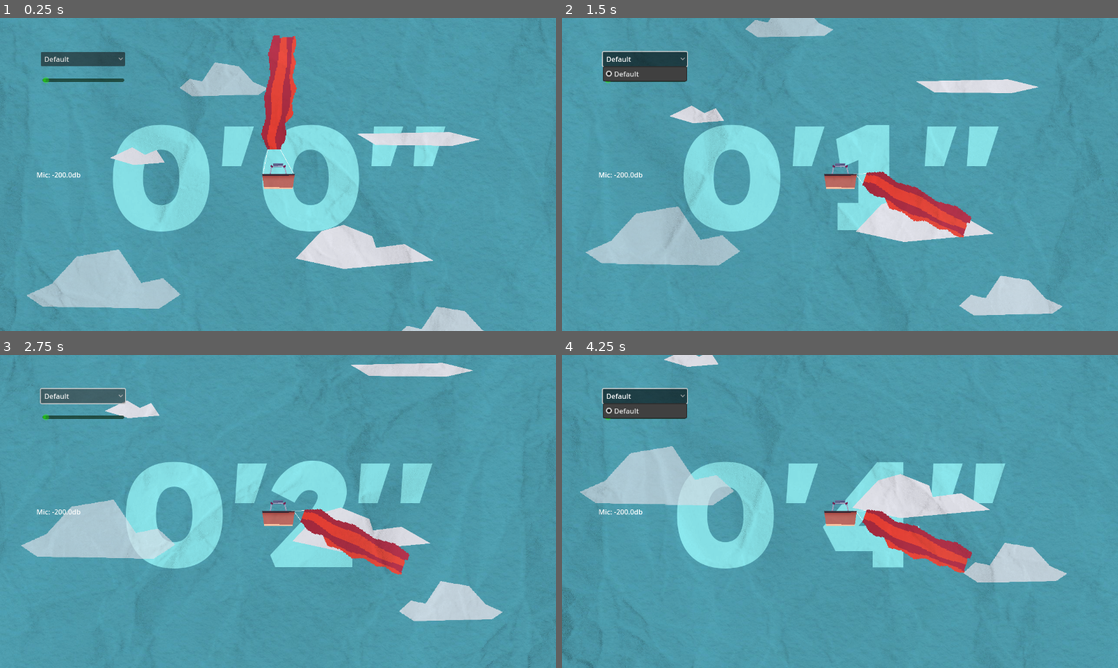
Above: before the commit, frames 1-4 (two rows, left to right).
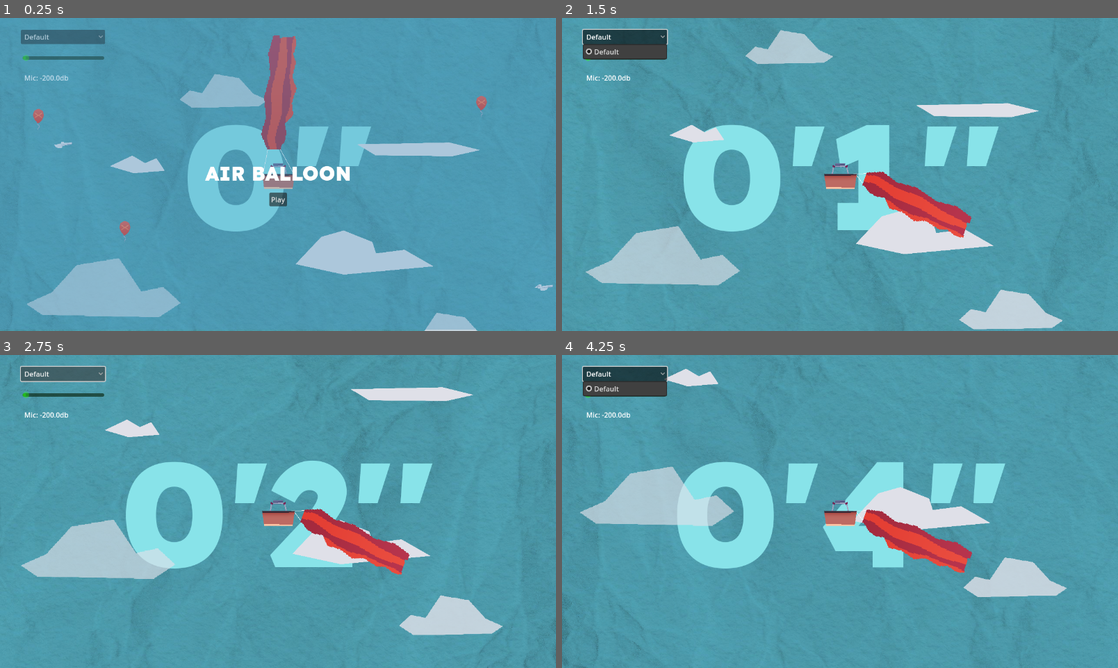
Above: after the commit, the same moments.

Repository: Fabianofski/minijam-191
Game: Godot game, scene res://scenes/game/game.tscn
Two runs of this game, one before a commit and one after it. Both use one fixed random seed, a clock stepped at 60 frames per second and the inputs below.
Inputs (mouse positions are in pixels of both pictures, inside the frame that each line leads up to):
- Up to frame 1 (0.25 s): no input
- Up to frame 2 (1.5 s): click (840, 199) at 0.5 s, where only the run after the commit has a clickable "Play"; click "Default" at 1.25 s
- Up to frame 3 (2.75 s): click "Default" at 2 s
- Up to frame 4 (4.25 s): click "Default" at 2.75 s; move the mouse to (962, 495) at 3.52 s

The runs differ from the first frame. In frame 1, 23% of the frame differs, in the area x 0-100%, y 0-100%; in frame 2, 13%; in frame 3, 10%; in frame 4, 10%.

Commit message:
Add: play screen

Diff:
--- a/scenes/game/game.tscn
+++ b/scenes/game/game.tscn
@@ -14,55 +14,10 @@
 [ext_resource type="Texture2D" uid="uid://b0hdpd0v6mfrk" path="res://shared/textures/paper_tex_0.jpg" id="7_vaxfo"]
 [ext_resource type="PackedScene" uid="uid://df2edejk6rln2" path="res://scenes/game/obstacles/obstacle.tscn" id="8_4j704"]
 [ext_resource type="PackedScene" uid="uid://bbjlrjxkwkk3r" path="res://scenes/game/obstacles/bird/bird.tscn" id="8_kp23o"]
+[ext_resource type="PackedScene" uid="uid://ba8nm5wm1pk3s" path="res://scenes/game/obstacles/balloon/balloon.tscn" id="12_5v6r0"]
 [ext_resource type="Texture2D" uid="uid://c2krkdvsfcn4k" path="res://shared/textures/paper_tex_1.jpg" id="13_vaxfo"]
 [ext_resource type="Script" uid="uid://5bqysifm3ti3" path="res://shared/textures/foreground_overlay.gd" id="14_ftsea"]
-
-[sub_resource type="LabelSettings" id="LabelSettings_3xj4h"]
-font = ExtResource("2_otnwt")
-font_size = 340
-font_color = Color(0.533333, 0.890196, 0.913725, 1)
-
-[sub_resource type="Resource" id="Resource_vaxfo"]
-script = ExtResource("3_lfrn8")
-Prefab = ExtResource("4_2a8rs")
-Min_spawn_delay = 3.0
-Max_spawn_delay = 8.0
-metadata/_custom_type_script = "uid://bgb7upm6p5q20"
-
-[sub_resource type="Resource" id="Resource_ftsea"]
-script = ExtResource("3_lfrn8")
-Prefab = ExtResource("5_4j704")
-Min_spawn_delay = 3.0
-Max_spawn_delay = 8.0
-metadata/_custom_type_script = "uid://bgb7upm6p5q20"
-
-[sub_resource type="Resource" id="Resource_otnwt"]
-script = ExtResource("3_lfrn8")
-Prefab = ExtResource("6_kp23o")
-Min_spawn_delay = 3.0
-Max_spawn_delay = 8.0
-metadata/_custom_type_script = "uid://bgb7upm6p5q20"
-
-[sub_resource type="Resource" id="Resource_3xj4h"]
-script = ExtResource("3_lfrn8")
-Prefab = ExtResource("7_5jirj")
-Min_spawn_delay = 3.0
-Max_spawn_delay = 8.0
-metadata/_custom_type_script = "uid://bgb7upm6p5q20"
-
-[sub_resource type="Resource" id="Resource_kp23o"]
-script = ExtResource("3_lfrn8")
-Prefab = ExtResource("8_4j704")
-Min_spawn_delay = 1.0
-Max_spawn_delay = 3.0
-metadata/_custom_type_script = "uid://bgb7upm6p5q20"
-
-[sub_resource type="Resource" id="Resource_5jirj"]
-script = ExtResource("3_lfrn8")
-Prefab = ExtResource("8_kp23o")
-Min_spawn_delay = 1.0
-Max_spawn_delay = 3.0
-metadata/_custom_type_script = "uid://bgb7upm6p5q20"
+[ext_resource type="PackedScene" uid="uid://c25jbsd2glt0x" path="res://scenes/game/play_menu/play_menu.tscn" id="18_uyinl"]
 
 [sub_resource type="Shader" id="Shader_vaxfo"]
 code = "shader_type canvas_item;
@@ -85,11 +40,59 @@
 shader = SubResource("Shader_vaxfo")
 shader_parameter/opacity = 1.4
 
+[sub_resource type="LabelSettings" id="LabelSettings_3xj4h"]
+font = ExtResource("2_otnwt")
+font_size = 340
+font_color = Color(0.533333, 0.890196, 0.913725, 1)
+
+[sub_resource type="Resource" id="Resource_vaxfo"]
+script = ExtResource("3_lfrn8")
+Prefab = ExtResource("4_2a8rs")
+Min_spawn_delay = 3.0
+Max_spawn_delay = 8.0
+metadata/_custom_type_script = "uid://bgb7upm6p5q20"
+
+[sub_resource type="Resource" id="Resource_ftsea"]
+script = ExtResource("3_lfrn8")
+Prefab = ExtResource("5_4j704")
+Min_spawn_delay = 3.0
+Max_spawn_delay = 8.0
+metadata/_custom_type_script = "uid://bgb7upm6p5q20"
+
+[sub_resource type="Resource" id="Resource_otnwt"]
+script = ExtResource("3_lfrn8")
+Prefab = ExtResource("6_kp23o")
+Min_spawn_delay = 3.0
+Max_spawn_delay = 8.0
+metadata/_custom_type_script = "uid://bgb7upm6p5q20"
+
+[sub_resource type="Resource" id="Resource_3xj4h"]
+script = ExtResource("3_lfrn8")
+Prefab = ExtResource("7_5jirj")
+Min_spawn_delay = 3.0
+Max_spawn_delay = 8.0
+metadata/_custom_type_script = "uid://bgb7upm6p5q20"
+
+[sub_resource type="Resource" id="Resource_kp23o"]
+script = ExtResource("3_lfrn8")
+Prefab = ExtResource("8_4j704")
+Min_spawn_delay = 1.0
+Max_spawn_delay = 3.0
+metadata/_custom_type_script = "uid://bgb7upm6p5q20"
+
+[sub_resource type="Resource" id="Resource_5jirj"]
+script = ExtResource("3_lfrn8")
+Prefab = ExtResource("8_kp23o")
+Min_spawn_delay = 1.0
+Max_spawn_delay = 3.0
+metadata/_custom_type_script = "uid://bgb7upm6p5q20"
+
 [node name="Root" type="Node2D"]
 
-[node name="Camera2D" type="Camera2D" parent="."]
-
-[node name="Background Overlay" type="TextureRect" parent="."]
+[node name="Background" type="CanvasLayer" parent="."]
+layer = -1
+
+[node name="Background Overlay" type="TextureRect" parent="Background"]
 anchors_preset = 8
 anchor_left = 0.5
 anchor_top = 0.5
@@ -103,16 +106,34 @@
 grow_vertical = 2
 texture = ExtResource("7_vaxfo")
 
-[node name="Timer" type="Label" parent="."]
+[node name="Foreground Overlay" type="TextureRect" parent="Background"]
+material = SubResource("ShaderMaterial_otnwt")
 anchors_preset = 8
 anchor_left = 0.5
 anchor_top = 0.5
 anchor_right = 0.5
 anchor_bottom = 0.5
-offset_left = -93.0
-offset_top = -11.5
-offset_right = 93.0
-offset_bottom = 11.5
+offset_left = -754.0
+offset_top = -733.0
+offset_right = 1246.0
+offset_bottom = 1267.0
+grow_horizontal = 2
+grow_vertical = 2
+scale = Vector2(0.75, 0.75)
+mouse_filter = 2
+texture = ExtResource("13_vaxfo")
+script = ExtResource("14_ftsea")
+
+[node name="Timer" type="Label" parent="Background"]
+anchors_preset = 8
+anchor_left = 0.5
+anchor_top = 0.5
+anchor_right = 0.5
+anchor_bottom = 0.5
+offset_left = -220.5
+offset_top = -212.5
+offset_right = 220.5
+offset_bottom = 212.5
 grow_horizontal = 2
 grow_vertical = 2
 text = "0''"
@@ -121,66 +142,74 @@
 vertical_alignment = 1
 script = ExtResource("3_3xj4h")
 
-[node name="DecorationSpawner" type="Node2D" parent="."]
+[node name="Game" type="Node2D" parent="."]
+
+[node name="Camera2D" type="Camera2D" parent="Game"]
+
+[node name="DecorationSpawner" type="Node2D" parent="Game"]
 position = Vector2(0, 400)
 script = ExtResource("3_0sr1o")
 bounds_x = 500.0
 slots = 5
 obstacles = Array[ExtResource("3_lfrn8")]([SubResource("Resource_vaxfo"), SubResource("Resource_ftsea"), SubResource("Resource_otnwt"), SubResource("Resource_3xj4h")])
 
-[node name="Obstacle" parent="DecorationSpawner" instance=ExtResource("4_2a8rs")]
+[node name="Obstacle" parent="Game/DecorationSpawner" instance=ExtResource("4_2a8rs")]
 position = Vector2(-127, -602)
 
-[node name="Obstacle2" parent="DecorationSpawner" instance=ExtResource("4_2a8rs")]
+[node name="Obstacle2" parent="Game/DecorationSpawner" instance=ExtResource("4_2a8rs")]
 position = Vector2(-400, -149)
 
-[node name="Obstacle3" parent="DecorationSpawner" instance=ExtResource("5_4j704")]
+[node name="Obstacle3" parent="Game/DecorationSpawner" instance=ExtResource("5_4j704")]
 position = Vector2(200, -231)
 randomize_brightness = false
 randomize_size = false
 randomize_flip = false
 
-[node name="Obstacle4" parent="DecorationSpawner" instance=ExtResource("6_kp23o")]
+[node name="Obstacle4" parent="Game/DecorationSpawner" instance=ExtResource("6_kp23o")]
 position = Vector2(-322, -433)
 randomize_brightness = false
 randomize_size = false
 randomize_flip = false
 
-[node name="Obstacle5" parent="DecorationSpawner" instance=ExtResource("7_5jirj")]
+[node name="Obstacle5" parent="Game/DecorationSpawner" instance=ExtResource("7_5jirj")]
 position = Vector2(326, -467)
 randomize_brightness = false
 randomize_size = false
 randomize_flip = false
 
-[node name="Obstacle6" parent="DecorationSpawner" instance=ExtResource("4_2a8rs")]
+[node name="Obstacle6" parent="Game/DecorationSpawner" instance=ExtResource("4_2a8rs")]
 position = Vector2(388, -46)
 
-[node name="ObstacleSpawner" type="Node2D" parent="."]
+[node name="ObstacleSpawner" type="Node2D" parent="Game"]
 position = Vector2(0, 400)
 script = ExtResource("3_0sr1o")
 bounds_x = 500.0
 obstacles = Array[ExtResource("3_lfrn8")]([SubResource("Resource_kp23o"), SubResource("Resource_5jirj")])
 
-[node name="AirBalloon" parent="." instance=ExtResource("2_0sr1o")]
-
-[node name="MicControlMenu" parent="." instance=ExtResource("2_7h61r")]
-
-[node name="LoseMenu" parent="." instance=ExtResource("4_kelw5")]
-
-[node name="Foreground Overlay" type="TextureRect" parent="."]
-material = SubResource("ShaderMaterial_otnwt")
-anchors_preset = 8
-anchor_left = 0.5
-anchor_top = 0.5
-anchor_right = 0.5
-anchor_bottom = 0.5
-offset_left = -745.0
-offset_top = -745.0
-offset_right = 1255.0
-offset_bottom = 1255.0
-grow_horizontal = 2
-grow_vertical = 2
-scale = Vector2(0.75, 0.75)
-mouse_filter = 2
-texture = ExtResource("13_vaxfo")
-script = ExtResource("14_ftsea")
+[node name="Obstacle" parent="Game/ObstacleSpawner" instance=ExtResource("8_kp23o")]
+position = Vector2(609, -168)
+
+[node name="Obstacle2" parent="Game/ObstacleSpawner" instance=ExtResource("12_5v6r0")]
+position = Vector2(-353, -307)
+
+[node name="Obstacle3" parent="Game/ObstacleSpawner" instance=ExtResource("12_5v6r0")]
+position = Vector2(468, -595)
+
+[node name="Obstacle4" parent="Game/ObstacleSpawner" instance=ExtResource("12_5v6r0")]
+position = Vector2(-552, -565)
+
+[node name="Obstacle5" parent="Game/ObstacleSpawner" instance=ExtResource("8_kp23o")]
+position = Vector2(-502, -496)
+
+[node name="AirBalloon" parent="Game" instance=ExtResource("2_0sr1o")]
+
+[node name="UserInterface" type="CanvasLayer" parent="."]
+layer = 5
+
+[node name="MicControlMenu" parent="UserInterface" instance=ExtResource("2_7h61r")]
+
+[node name="LoseMenu" parent="UserInterface" instance=ExtResource("4_kelw5")]
+
+[node name="PlayMenu" parent="UserInterface" instance=ExtResource("18_uyinl")]
+offset_top = -3.0
+offset_bottom = -3.0
--- a/scenes/game/game_manager.gd
+++ b/scenes/game/game_manager.gd
@@ -1,6 +1,13 @@
 extends Node2D
 
-var current_speed: float = 80
+var current_speed: float = 0
+var game_started: bool = false
 
 func _process(delta: float) -> void:
+	if not game_started:
+		return
 	current_speed += delta
+
+func start_game():
+	game_started = true
+	current_speed = 80
--- a/scenes/game/lose_screen/lose_menu.tscn
+++ b/scenes/game/lose_screen/lose_menu.tscn
@@ -8,9 +8,11 @@
 [node name="LoseMenu" type="Control"]
 visible = false
 layout_mode = 3
-anchors_preset = 0
-offset_right = 1920.0
-offset_bottom = 1080.0
+anchors_preset = 15
+anchor_right = 1.0
+anchor_bottom = 1.0
+grow_horizontal = 2
+grow_vertical = 2
 script = ExtResource("1_o1skj")
 
 [node name="ColorRect" type="ColorRect" parent="."]
@@ -18,30 +20,40 @@
 anchors_preset = 15
 anchor_right = 1.0
 anchor_bottom = 1.0
-offset_left = -575.0
-offset_top = -324.0
-offset_right = -1345.0
-offset_bottom = -757.0
 grow_horizontal = 2
 grow_vertical = 2
 color = Color(1, 0.21, 0.21, 0.34902)
 
 [node name="Label" type="Label" parent="."]
-layout_mode = 0
-offset_left = -83.0
-offset_top = -102.0
-offset_right = 90.0
-offset_bottom = -37.0
+layout_mode = 1
+anchors_preset = 8
+anchor_left = 0.5
+anchor_top = 0.5
+anchor_right = 0.5
+anchor_bottom = 0.5
+offset_left = -86.5
+offset_top = -25.0
+offset_right = 86.5
+offset_bottom = 25.0
+grow_horizontal = 2
+grow_vertical = 2
 text = "YOU LOSE"
 label_settings = SubResource("LabelSettings_0sr1o")
 horizontal_alignment = 1
 
 [node name="Button" type="Button" parent="."]
-layout_mode = 0
-offset_left = -38.0
-offset_top = 4.0
-offset_right = 27.0
-offset_bottom = 35.0
+layout_mode = 1
+anchors_preset = 8
+anchor_left = 0.5
+anchor_top = 0.5
+anchor_right = 0.5
+anchor_bottom = 0.5
+offset_left = -32.0
+offset_top = 59.0
+offset_right = 33.0
+offset_bottom = 90.0
+grow_horizontal = 2
+grow_vertical = 2
 text = "Restart"
 
-[connection signal="button_down" from="Button" to="." method="restart"]
+[connection signal="pressed" from="Button" to="." method="restart"]
--- a/scenes/game/mic_control/mic_control_menu.tscn
+++ b/scenes/game/mic_control/mic_control_menu.tscn
@@ -18,24 +18,24 @@
 
 [node name="Label" type="Label" parent="."]
 layout_mode = 0
-offset_left = -556.0
-offset_top = -11.0
-offset_right = -516.0
-offset_bottom = 12.0
+offset_left = 56.0
+offset_top = 126.0
+offset_right = 96.0
+offset_bottom = 149.0
 text = "Mic:"
 
 [node name="OptionButton" type="OptionButton" parent="."]
 layout_mode = 0
-offset_left = -546.0
-offset_top = -282.0
-offset_right = -352.0
-offset_bottom = -249.0
+offset_left = 48.0
+offset_top = 27.0
+offset_right = 242.0
+offset_bottom = 60.0
 
 [node name="HSlider" type="HSlider" parent="."]
 layout_mode = 0
-offset_left = -542.0
-offset_top = -229.0
-offset_right = -354.0
-offset_bottom = -204.0
+offset_left = 52.0
+offset_top = 80.0
+offset_right = 240.0
+offset_bottom = 105.0
 editable = false
 scrollable = false
--- /dev/null
+++ b/scenes/game/play_menu/play_menu.tscn
@@ -0,0 +1,59 @@
+[gd_scene load_steps=4 format=3 uid="uid://c25jbsd2glt0x"]
+
+[ext_resource type="Script" uid="uid://b6d667r20vp3d" path="res://scenes/game/play_menu/play_screen.gd" id="1_cvle8"]
+[ext_resource type="FontFile" uid="uid://j0gptsyrjoyg" path="res://shared/Lexend-Black.ttf" id="1_p7jwm"]
+
+[sub_resource type="LabelSettings" id="LabelSettings_5v6r0"]
+font = ExtResource("1_p7jwm")
+font_size = 45
+
+[node name="PlayMenu" type="Control"]
+layout_mode = 3
+anchors_preset = 15
+anchor_right = 1.0
+anchor_bottom = 1.0
+grow_horizontal = 2
+grow_vertical = 2
+script = ExtResource("1_cvle8")
+
+[node name="ColorRect" type="ColorRect" parent="."]
+layout_mode = 1
+anchors_preset = 15
+anchor_right = 1.0
+anchor_bottom = 1.0
+grow_horizontal = 2
+grow_vertical = 2
+color = Color(0.303876, 0.598542, 0.762287, 0.34902)
+
+[node name="Button" type="Button" parent="."]
+layout_mode = 1
+anchors_preset = 8
+anchor_left = 0.5
+anchor_top = 0.5
+anchor_right = 0.5
+anchor_bottom = 0.5
+offset_left = -20.0
+offset_top = 45.0
+offset_right = 21.0
+offset_bottom = 76.0
+grow_horizontal = 2
+grow_vertical = 2
+text = "Play"
+
+[node name="Label" type="Label" parent="."]
+layout_mode = 1
+anchors_preset = 8
+anchor_left = 0.5
+anchor_top = 0.5
+anchor_right = 0.5
+anchor_bottom = 0.5
+offset_left = -53.5
+offset_top = -11.5
+offset_right = 53.5
+offset_bottom = 11.5
+grow_horizontal = 2
+grow_vertical = 2
+text = "AIR BALLOON"
+label_settings = SubResource("LabelSettings_5v6r0")
+
+[connection signal="pressed" from="Button" to="." method="start_game"]
--- /dev/null
+++ b/scenes/game/play_menu/play_screen.gd
@@ -0,0 +1,5 @@
+extends Node
+
+func start_game():
+	GameManager.start_game()
+	self.visible = false
--- a/scenes/game/timer.gd
+++ b/scenes/game/timer.gd
@@ -1,16 +1,14 @@
 extends Label
 
 var time_elapsed: float = 0.0
-var minutes: int = 0
-var seconds: int = 0
 
 func _process(delta: float) -> void:
+	if not GameManager.game_started:
+		return
+	time_elapsed += delta
+	update_label()
+
+func update_label():
+	var seconds = roundi(time_elapsed) % 60
+	var minutes = roundi(time_elapsed / 60)
 	self.text = str(minutes)+"'"+str(seconds)+"''"
-	if time_elapsed < 1.0:
-		time_elapsed += delta
-	else:
-		time_elapsed = 0
-		seconds += 1
-		if seconds >= 60:
-			seconds = 0
-			minutes += 1
Not shown: 1 places in scenes/game/game.tscn that only renumber resources
Not shown, added: scenes/game/play_menu/play_screen.gd.uid
